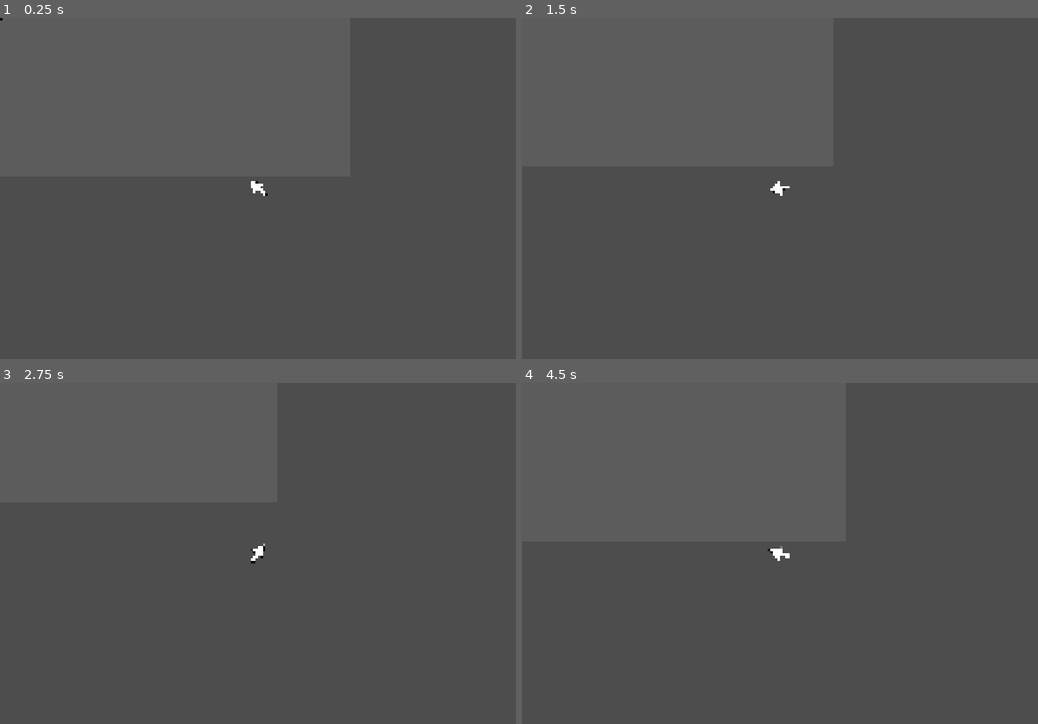
Above: before the commit, frames 1-4 (two rows, left to right).
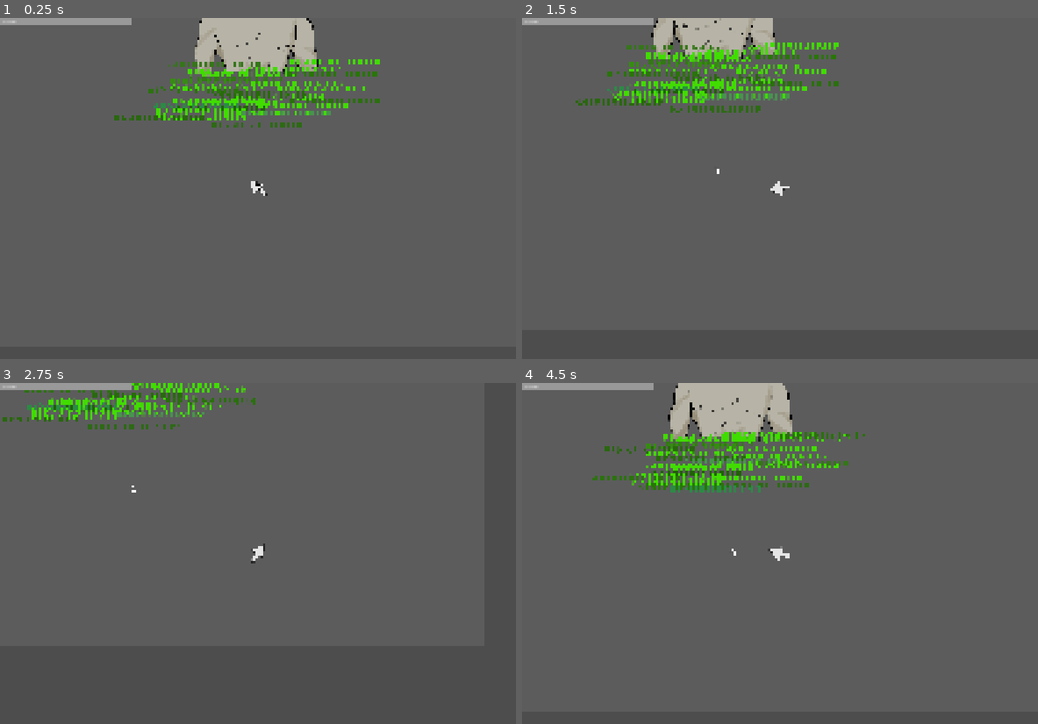
Above: after the commit, the same moments.

Repository: HaroldHuynh/2026GameJam
Game: Godot game, scene res://levels/level_1.tscn
Same seed, same stepped clock (60 frames per second), same inputs: the game is played once before the commit and once after it.
Inputs (mouse positions are in pixels of both pictures, inside the frame that each line leads up to):
- Up to frame 1 (0.25 s): no input
- Up to frame 2 (1.5 s): tap Enter at 0.5, 1.35 s; move the mouse to (893, 171) at 0.52 s; hold D (right) 0.53-1.28 s; hold Enter 0.53-1.28 s; tap Space (attack) at 0.6 s; move the mouse to (676, 205) at 1.27 s; hold S (down) from 1.28 s (still down)
- Up to frame 3 (2.75 s): tap Space (attack) at 1.55, 2.1 s; move the mouse to (309, 478) at 2.02 s; release S (down) at 2.03 s; hold D (right) from 2.03 s (still down); hold Enter from 2.03 s (still down)
- Up to frame 4 (4.5 s): move the mouse to (754, 621) at 2.77 s; release D (right) at 2.78 s; release Enter at 2.78 s; hold W (up) 2.78-3.53 s; tap Enter at 2.85, 4.35 s; tap Space (attack) at 3.05, 3.6 s; move the mouse to (934, 604) at 3.52 s; hold Enter 3.53-4.28 s; hold A (left) from 3.53 s (still down); move the mouse to (625, 502) at 4.27 s

The runs differ from the first frame. In frame 1, 6.8% of the frame differs, in the area x 0-74%, y 0-53%; in frame 2, 6.0%; in frame 3, 2.5%; in frame 4, 6.9%, in the area x 0-67%, y 0-53%.
Error before the commit: Invalid access to property or key 'gameOver' on a base object of type 'Node2D'. (res://player/player.gd:25)

Commit message:
added angelo animations

Diff:
--- a/levels/boss.gd
+++ b/levels/boss.gd
@@ -1,7 +1,7 @@
 extends CharacterBody2D
 
 @export var laser_scene: PackedScene
-@export var fire_every_seconds := 2.0
+@export var fire_every_seconds := 7.0
 
 var alive : bool
 
@@ -14,6 +14,7 @@
 	add_child(fire_timer)
 
 func fire_laser() -> void:
+	$Michelangelo/AnimatedSprite2D.play("attack")
 	var laser = laser_scene.instantiate()
 	get_parent().add_child(laser)
 
--- /dev/null
+++ b/levels/level_1.gd
@@ -0,0 +1,33 @@
+extends Node2D
+
+var hp : int
+var gameOver : bool
+
+# Called when the node enters the scene tree for the first time.
+func _ready() -> void:
+	new_game()
+	$Michelangelo/AnimatedSprite2D.play("default")
+
+
+# Called every frame. 'delta' is the elapsed time since the previous frame.
+func _process(delta: float) -> void:
+	pass
+
+func new_game():
+	hp = 0
+	$player.reset()
+	$Hud/HPLabel.text = "Memory: " + str(hp)
+	$GameOver.hide()
+	gameOver = false
+	get_tree().call_group("enemies", "queue_free")
+	get_tree().call_group("bullets", "queue_free")
+	get_tree().paused = false
+
+
+func _on_enemy_spawner_hit_p() -> void:
+	hp += 10
+	$Hud/HPLabel.text = "Memory: " + str(hp)
+	if hp >= 100:
+		get_tree().paused = true
+		$GameOver.show()
+		gameOver = true
--- a/levels/level_1.tscn
+++ b/levels/level_1.tscn
@@ -1,13 +1,17 @@
 [gd_scene format=3 uid="uid://dasqcvhk2xm0h"]
 
+[ext_resource type="Script" uid="uid://3jn1e706500q" path="res://levels/level_1.gd" id="1_btoec"]
 [ext_resource type="PackedScene" uid="uid://c2dqr0dnn03ws" path="res://player/bullet_manager.tscn" id="1_kx6l7"]
 [ext_resource type="PackedScene" uid="uid://bx76wcvt7v6l5" path="res://player/player.tscn" id="2_n46q3"]
 [ext_resource type="PackedScene" uid="uid://b7vvc08wlccjl" path="res://player/bullet_0.tscn" id="4_btoec"]
 [ext_resource type="PackedScene" uid="uid://d2ha4w2gxcjv3" path="res://levels/michelangelo.tscn" id="4_kx6l7"]
+[ext_resource type="PackedScene" uid="uid://srh4x4fiq4x1" path="res://player/game_over.tscn" id="5_n46q3"]
+[ext_resource type="PackedScene" uid="uid://c8oghx1s5bjhl" path="res://player/hud.tscn" id="7_gwceb"]
 
 [sub_resource type="QuadMesh" id="QuadMesh_s7pw8"]
 
 [node name="terminal-level" type="Node2D" unique_id=1212829906]
+script = ExtResource("1_btoec")
 
 [node name="BulletManager" parent="." unique_id=1162069898 instance=ExtResource("1_kx6l7")]
 
@@ -30,4 +34,8 @@
 [node name="Bullet0" parent="." unique_id=1668686589 instance=ExtResource("4_btoec")]
 
 [node name="Michelangelo" parent="." unique_id=1819540606 instance=ExtResource("4_kx6l7")]
-position = Vector2(915, -907)
+position = Vector2(-53, -939)
+
+[node name="GameOver" parent="." unique_id=585318248 instance=ExtResource("5_n46q3")]
+
+[node name="Hud" parent="." unique_id=731691075 instance=ExtResource("7_gwceb")]
--- a/levels/michelangelo.tscn
+++ b/levels/michelangelo.tscn
@@ -4,9 +4,22 @@
 [ext_resource type="Texture2D" uid="uid://c88kcegjp26so" path="res://assets/texture/gj1.png" id="1_d0r4i"]
 [ext_resource type="Texture2D" uid="uid://bop2ixwybw5cw" path="res://assets/texture/gj2.png" id="2_bfgim"]
 [ext_resource type="PackedScene" uid="uid://64up8dmdlemy" path="res://levels/laser.tscn" id="2_jd5gx"]
+[ext_resource type="Texture2D" uid="uid://bj10r37n68wd" path="res://assets/texture/angelo-attack1.png" id="3_c6ff3"]
+[ext_resource type="Texture2D" uid="uid://duevitpev4jfk" path="res://assets/texture/angelo-attack2.png" id="4_7yivv"]
 
 [sub_resource type="SpriteFrames" id="SpriteFrames_s7pw8"]
 animations = [{
+"frames": [{
+"duration": 1.0,
+"texture": ExtResource("3_c6ff3")
+}, {
+"duration": 1.0,
+"texture": ExtResource("4_7yivv")
+}],
+"loop": 1,
+"name": &"attack",
+"speed": 5.0
+}, {
 "frames": [{
 "duration": 1.0,
 "texture": ExtResource("1_d0r4i")
@@ -26,11 +39,11 @@
 scale = Vector2(0.5, 0.5)
 script = ExtResource("1_bfgim")
 laser_scene = ExtResource("2_jd5gx")
-fire_every_seconds = null
 metadata/_edit_lock_ = true
 
 [node name="AnimatedSprite2D" type="AnimatedSprite2D" parent="." unique_id=1714282601]
 sprite_frames = SubResource("SpriteFrames_s7pw8")
+animation = &"attack"
 
 [node name="CollisionShape2D" type="CollisionShape2D" parent="." unique_id=1578451107]
 position = Vector2(84.49998, -4.4999313)
--- a/player/player.gd
+++ b/player/player.gd
@@ -12,8 +12,7 @@
 	reset()
 
 func reset():
-	position = screen_size / 2
-	speed = 300.0
+	speed = 500.0
 	can_shoot = true
 
 func _physics_process(delta: float) -> void:
@@ -34,7 +33,7 @@
 	velocity = direction.normalized() * speed
 
 	#limit movement to window size
-	position = position.clamp(Vector2.ZERO, screen_size)
+	position = position.clamp(Vector2(-3000, -3000), Vector2(6000, 6000))
 
 	#shooting
 	if Input.is_key_pressed(KEY_SPACE) and can_shoot:
Not shown, added: levels/level_1.gd.uid
